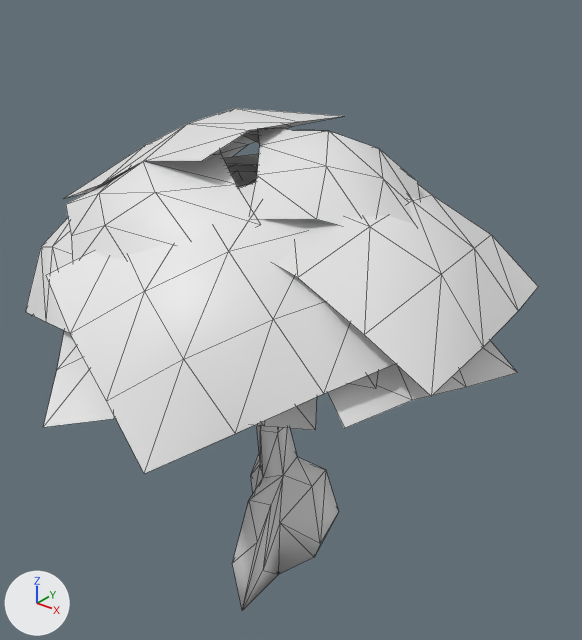
The glTF model client/assets/models/trees/tree_3.glb, before and after one commit.
Both versions are drawn from a 50 mm lens placed at (0.1161, -0.1385, 0.1402), pointed at (0.0025, 0.0035, 0.0521). Every picture has the same lights, and +X, +Y and +Z are marked at lower left. Mesh edges are drawn as thin lines. Where no turn or scale is listed for an object, it has been applied to the vertices. Vertices at the same position are counted once.

In view in the first picture: 'tree_3'.
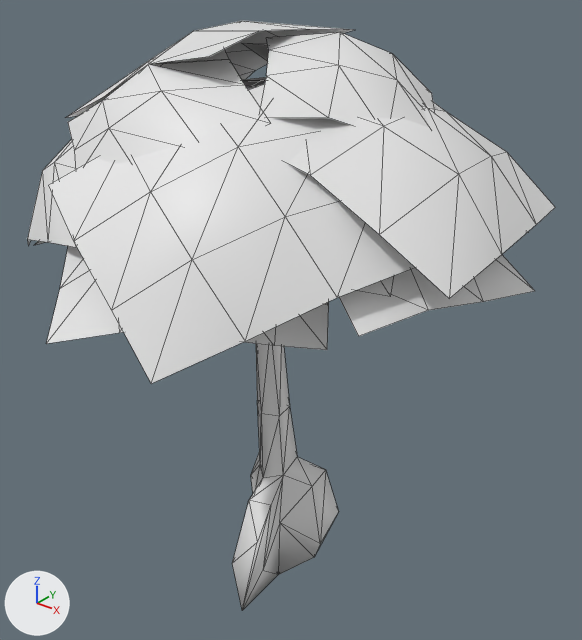
The edits, one by one:
me_tree_3 is used by ob_tree_3; location (0.0, 0.0, 0.0).
me_tree_3 had 596 vertices, 750 faces and spanned x -0.0634..0.0606, y -0.0634..0.0534, z -0.0286..0.1009.
me_tree_3 now has 596 vertices, 750 faces and spans x -0.0634..0.0606, y -0.06..0.0568, z -0.0286..0.1209.
me_tree_3 part 1: the loose piece of 76 vertices spanning x -0.0227..0.0529, y -0.0441..0.0497, z 0.0573..0.0909 is scaled about its middle by (1, 1, 1.05), then moved by (0.0, 0.0034, 0.0186).
me_tree_3 part 2: the loose piece of 16 vertices spanning x -0.0087..0.0413, y -0.0245..0.0302, z 0.0815..0.1007 is scaled about its middle by (1, 1, 1.05), then moved by (0.0, 0.0034, 0.0195).
me_tree_3 part 3: the loose piece of 16 vertices spanning x -0.0364..0.0173, y -0.0032..0.049, z 0.0656..0.0864 is scaled about its middle by (1, 1, 1.05), then moved by (0.0, 0.0034, 0.0187).
me_tree_3 part 4: the loose piece of 61 vertices spanning x -0.0498..0.0164, y -0.0413..0.0252, z 0.041..0.0884 is scaled about its middle by (1, 1, 1.05), then moved by (0.0, 0.0034, 0.0181).
me_tree_3 part 5: the loose piece of 61 vertices spanning x -0.061..0.0152, y -0.0504..0.0081, z 0.0494..0.0915 is scaled about its middle by (1, 1, 1.05), then moved by (0.0, 0.0034, 0.0184).
me_tree_3 part 6: the loose piece of 46 vertices spanning x -0.0634..0.0171, y -0.0473..0.0493, z 0.0605..0.1009 is scaled about its middle by (1, 1, 1.05), then moved by (0.0, 0.0034, 0.0189).
me_tree_3 part 7: the loose piece of 16 vertices spanning x -0.0216..0.0495, y -0.0614..-0.0094, z 0.051..0.0938 is scaled about its middle by (1, 1, 1.05), then moved by (0.0, 0.0034, 0.0185).
me_tree_3 part 8: the loose piece of 16 vertices spanning x 0.0112..0.0584, y -0.0292..0.0308, z 0.0644..0.0909 is scaled about its middle by (1, 1, 1.05), then moved by (0.0, 0.0034, 0.0188).
me_tree_3 part 9: the loose piece of 31 vertices spanning x -0.0347..0.0331, y -0.0452..-0.0035, z 0.0465..0.0657 is scaled about its middle by (1, 1, 1.05), then moved by (0.0, 0.0034, 0.0176).
me_tree_3 part 10: the loose piece of 16 vertices spanning x -0.0194..0.0272, y 0.0025..0.0384, z 0.0728..0.0965 is scaled about its middle by (1, 1, 1.05), then moved by (0.0, 0.0034, 0.0191).
me_tree_3 part 11: the loose piece of 16 vertices spanning x 0.0075..0.0606, y -0.034..0.022, z 0.0559..0.0776 is scaled about its middle by (1, 1, 1.05), then moved by (0.0, 0.0034, 0.0182).
me_tree_3 part 12: 65 of 596 vertices moved; they spanned x -0.0324..0.036, y -0.0634..0.0265, z 0.0235..0.087 and now span x -0.0324..0.036, y -0.06..0.03, z 0.0288..0.1062; mean shift (0.0, 0.003, 0.0163); largest move (-0.0188, -0.0176, 0.087) -> (-0.0188, -0.0142, 0.1062).

Where the change shows, as pixel boxes (x1, y1, x2, y2) in the pictures (582 x 640 px; the box of a moved part takes in the faces that stretch with it):
'tree_3', reshaped (17% taller)
    before: (25, 108, 538, 610)
    after: (27, 21, 555, 610)
part 1 of me_tree_3, moved or reshaped
    before: (348, 371, 379, 389)
    after: (356, 277, 393, 297)
part 2 of me_tree_3, moved or reshaped
    before: (250, 129, 420, 225)
    after: (260, 32, 435, 128)
part 3 of me_tree_3, moved or reshaped (not visible afterwards)
    before: (234, 178, 256, 186)
part 4 of me_tree_3, moved or reshaped
    before: (32, 171, 257, 316)
    after: (35, 85, 255, 245)
part 5 of me_tree_3, moved or reshaped
    before: (25, 218, 73, 333)
    after: (27, 139, 76, 247)
part 6 of me_tree_3, moved or reshaped
    before: (65, 108, 343, 261)
    after: (66, 21, 353, 169)
part 7 of me_tree_3, moved or reshaped
    before: (47, 182, 395, 474)
    after: (49, 84, 415, 384)
part 8 of me_tree_3, moved or reshaped
    before: (276, 185, 538, 396)
    after: (287, 102, 555, 299)
part 9 of me_tree_3, moved or reshaped
    before: (255, 397, 317, 430)
    after: (245, 302, 329, 350)
part 10 of me_tree_3, moved or reshaped
    before: (243, 131, 259, 143)
    after: (242, 43, 269, 61)
part 11 of me_tree_3, moved or reshaped
    before: (327, 341, 517, 428)
    after: (339, 255, 535, 336)
part 12 of me_tree_3, moved or reshaped
    before: (43, 331, 297, 478)
    after: (46, 246, 297, 478)
